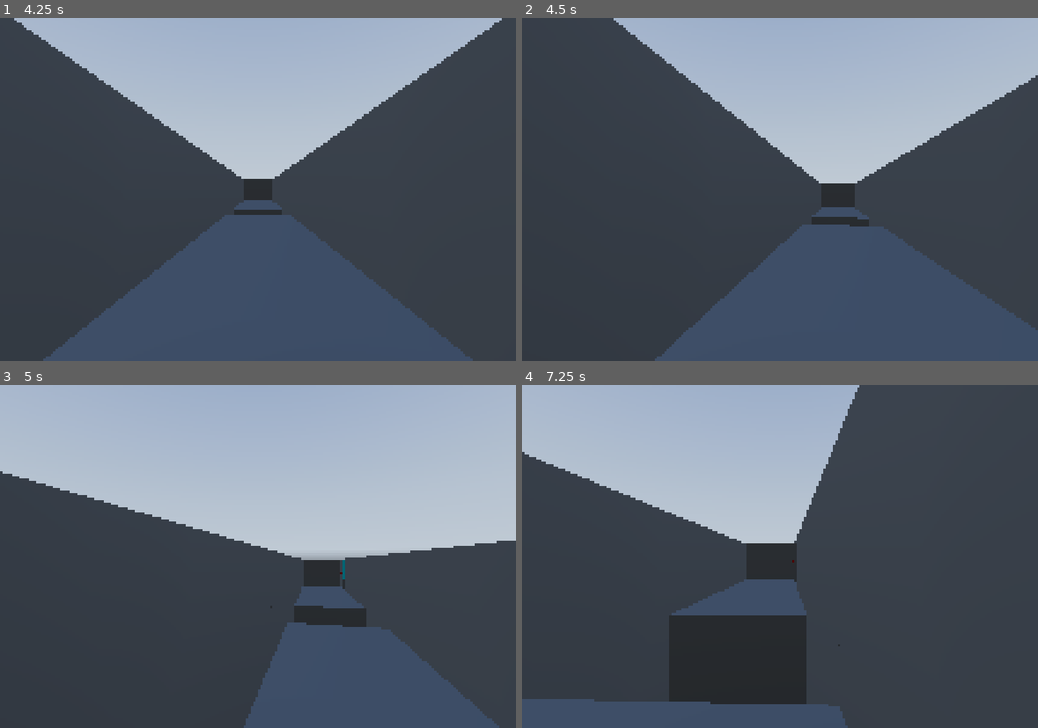
Above: before the commit, frames 1-4 (two rows, left to right).
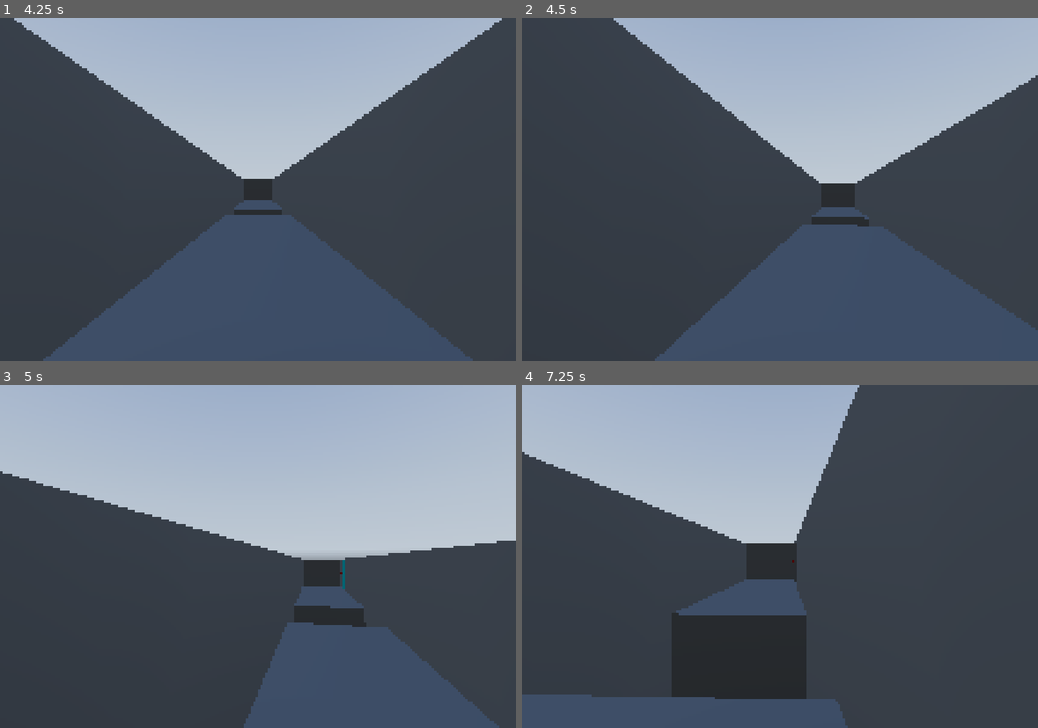
Above: after the commit, the same moments.

Repository: BingleyPro/momentum
Game: Godot game, scene res://levels/level01.tscn
Same seed, same stepped clock (60 frames per second), same inputs: the game is played once before the commit and once after it. A sky picture missing from this copy of the repository is replaced by a grey-blue gradient.
Inputs (mouse positions are in pixels of both pictures, inside the frame that each line leads up to):
- Up to frame 1 (4.25 s): tap Enter at 0.5 s; move the mouse to (283, 189) at 0.52 s; hold E (interact) 0.53-1.28 s; hold W (forwards) from 0.53 s (still down); tap Space (jump) at 0.77, 1.52, 3.02, 3.77 s; move the mouse to (232, 189) at 1.27 s; tap C (slide) at 1.35 s; move the mouse to (268, 182) at 2.02 s; hold Shift (sprint) 2.03-2.78 s; move the mouse to (252, 196) at 2.77 s; tap E (interact) at 2.85 s; move the mouse to (294, 192) at 3.52 s; hold C (slide) from 3.53 s (still down); tap R (respawn) at 4.15 s
- Up to frame 2 (4.5 s): keep holding W (forwards); move the mouse to (738, 186) at 4.27 s; release C (slide) at 4.28 s; tap Shift (sprint) at 4.35 s
- Up to frame 3 (5 s): keep holding W (forwards); tap Space (jump) at 4.52 s
- Up to frame 4 (7.25 s): move the mouse to (785, 556) at 5.02 s; hold E (interact) 5.03-5.78 s; move the mouse to (759, 549) at 5.77 s; release W (forwards) at 5.78 s; hold D (right) 5.78-6.53 s; tap C (slide) at 5.85 s; tap Space (jump) at 6.02, 6.77 s; move the mouse to (805, 556) at 6.52 s; hold W (forwards) from 6.53 s (still down); hold Shift (sprint) from 6.53 s (still down)

Frame 1 is identical in both runs. In frame 2, less than 0.1% of the frame differs, in the area x 26-74%, y 29-99%; in frame 3, less than 0.1%; in frame 4, 0.9%, in the area x 0-62%, y 66-94%.

Commit message:
dynamic kill zone in editor

Diff:
--- a/levels/level01.tscn
+++ b/levels/level01.tscn
@@ -15,6 +15,7 @@
 [ext_resource type="PackedScene" uid="uid://cm1xd6slfw28i" path="res://puzzles/interactables/button/button.tscn" id="14_wrqhy"]
 [ext_resource type="PackedScene" uid="uid://b46ulixswrtog" path="res://building/ceiling_2m.tscn" id="15_6q0d3"]
 [ext_resource type="PackedScene" uid="uid://de8lbyfuyu8q3" path="res://systems/checkpoint.tscn" id="16_7i3qh"]
+[ext_resource type="PackedScene" uid="uid://djwmvgp6tfju6" path="res://systems/kill_zone.tscn" id="16_myk8p"]
 
 [sub_resource type="PanoramaSkyMaterial" id="PanoramaSkyMaterial_vxcwb"]
 panorama = ExtResource("1_emax3")
@@ -756,3 +757,7 @@
 
 [node name="Button" parent="." unique_id=723124119 instance=ExtResource("14_wrqhy")]
 transform = Transform3D(1, 0, 0, 0, 1, 0, 0, 0, 1, -28, -0.39145076, -1)
+
+[node name="Kill Zone" parent="." unique_id=1522645612 instance=ExtResource("16_myk8p")]
+transform = Transform3D(1, 0, 0, 0, 1, 0, 0, 0, 1, -38.250805, -38, -32.424427)
+size = Vector3(200, 10, 200)
--- a/player/player.gd
+++ b/player/player.gd
@@ -154,6 +154,8 @@
 
 	if is_instance_valid(current_checkpoint):
 		current_checkpoint.restore_puzzle_state()
+	else:
+		get_tree().reload_current_scene()
 
 	reset_physics_interpolation()
 
--- a/player/player.tscn
+++ b/player/player.tscn
@@ -46,22 +46,21 @@
 [node name="CanvasLayer" type="CanvasLayer" parent="." unique_id=6781893]
 
 [node name="PromptPanel" type="PanelContainer" parent="CanvasLayer" unique_id=656316113]
-visible = false
 offset_right = 40.0
 offset_bottom = 40.0
 theme_override_styles/panel = SubResource("StyleBoxFlat_oul6g")
 
 [node name="HBoxContainer" type="HBoxContainer" parent="CanvasLayer/PromptPanel" unique_id=1360956076]
 layout_mode = 2
-theme_override_constants/separation = 10
+theme_override_constants/separation = 44
 
 [node name="KeyLabel" type="Label" parent="CanvasLayer/PromptPanel/HBoxContainer" unique_id=298802597]
 layout_mode = 2
 theme_override_colors/font_color = Color(1, 1, 1, 1)
-theme_override_font_sizes/font_size = 18
+theme_override_font_sizes/font_size = 86
 text = "E"
 
 [node name="ActionLabel" type="Label" parent="CanvasLayer/PromptPanel/HBoxContainer" unique_id=570425880]
 layout_mode = 2
-theme_override_font_sizes/font_size = 18
+theme_override_font_sizes/font_size = 86
 text = "Interact"
--- a/systems/kill_zone.gd
+++ b/systems/kill_zone.gd
@@ -1,7 +1,34 @@
+@tool
 extends Area3D
 
+@export var size: Vector3
+@export var preview = true
+
+var set_size: Vector3
+
+@onready var trigger_preview = $TriggerPreview
+@onready var kill_zone = $CollisionShape3D
+
 func _ready() -> void:
-	body_entered.connect(_on_body_entered)
+	if not Engine.is_editor_hint():
+		trigger_preview.hide()
+		body_entered.connect(_on_body_entered)
+
+		kill_zone.shape = BoxShape3D.new()
+		kill_zone.shape.size = size
+
+func _process(_delta):
+	if preview:
+		if Engine.is_editor_hint() and (size != set_size):
+			trigger_preview.show()
+			trigger_preview.mesh = BoxMesh.new()
+			trigger_preview.mesh.size = size
+			set_size = size
+
+	else:
+		trigger_preview.hide()
+		set_size = Vector3.ZERO
+
 
 func _on_body_entered(body) -> void:
 	if body.is_in_group("player") and body.has_method("respawn"):
--- a/systems/kill_zone.tscn
+++ b/systems/kill_zone.tscn
@@ -5,8 +5,20 @@
 [sub_resource type="BoxShape3D" id="BoxShape3D_lpkyi"]
 size = Vector3(5, 2, 5)
 
+[sub_resource type="BoxMesh" id="BoxMesh_ufqpd"]
+size = Vector3(5, 2, 5)
+
+[sub_resource type="StandardMaterial3D" id="StandardMaterial3D_5yuia"]
+transparency = 1
+shading_mode = 0
+albedo_color = Color(0.9372549, 0.10980392, 0.03529412, 0.46666667)
+
 [node name="Kill Zone" type="Area3D" unique_id=1716444885]
 script = ExtResource("1_ufqpd")
 
 [node name="CollisionShape3D" type="CollisionShape3D" parent="." unique_id=780954460]
 shape = SubResource("BoxShape3D_lpkyi")
+
+[node name="TriggerPreview" type="MeshInstance3D" parent="." unique_id=406798885]
+mesh = SubResource("BoxMesh_ufqpd")
+surface_material_override/0 = SubResource("StandardMaterial3D_5yuia")
